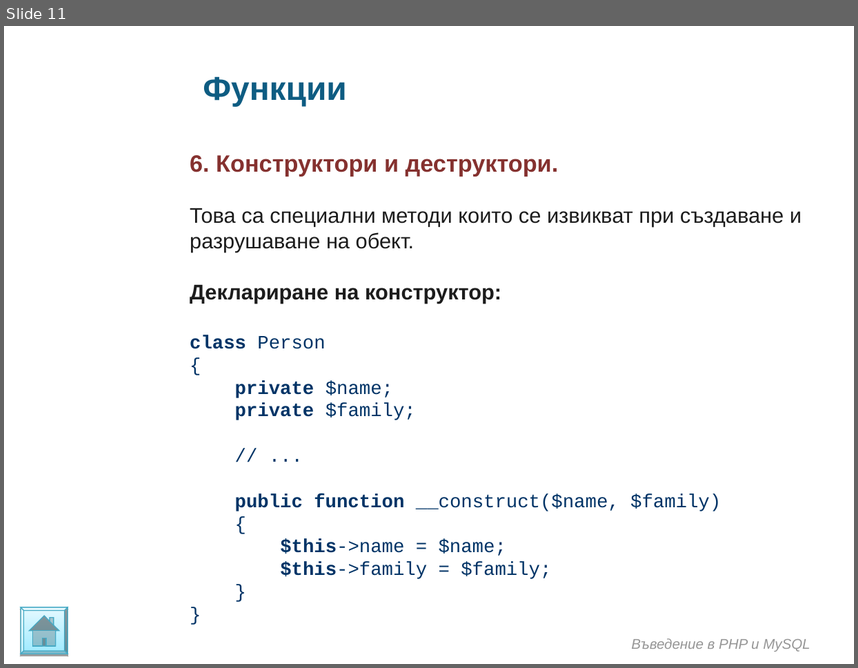
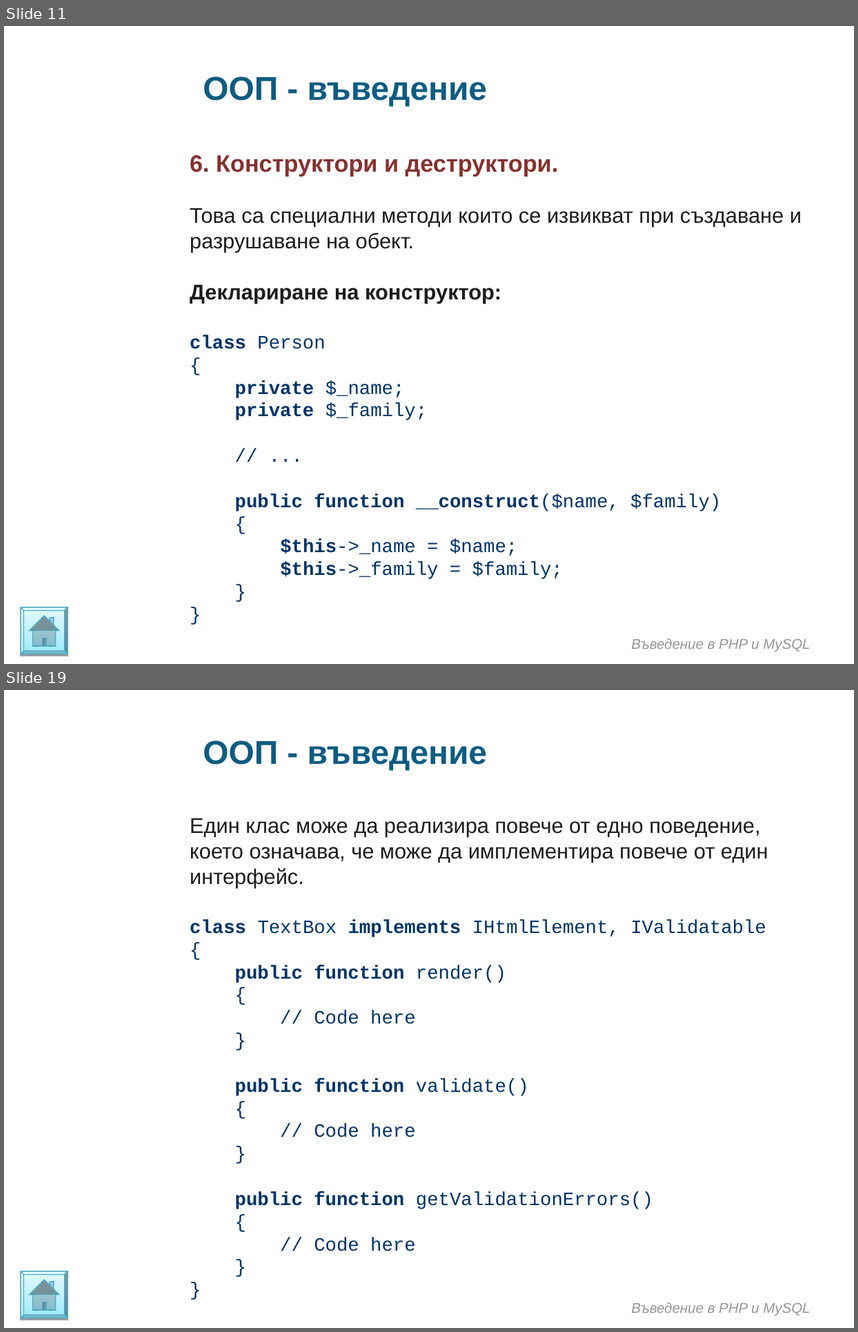
Before and after one commit to ivanstoynov/php-learning, a slide deck: Materials/PHP/Introduction in OOP.ppt. Shown one above the other, each under a label of ours: slide 11 before the commit, slides 11 and 19 after it; the slides between them are not shown. The pictures are 858x668 and 858x1332 pixels, drawn with LibreOffice and Linux fonts; fonts in the diff are those of the drawing; background and template pictures are left out. Boxes give left, top, right and bottom in pixels: in the first picture for what was removed or moved away, otherwise in the second. Text is boxed around its words. In the diff, an @@ line names an element or a change of style, - is before the commit and + after.

```diff
--- a/Materials/PHP/Introduction in OOP.ppt
+++ b/Materials/PHP/Introduction in OOP.ppt
@@ slide 19 added at <box>4,690,854,1328</box>, background picture (left out) @@
@@ text added at <box>203,740,487,770</box>, 28 pt, text #0E5C82, bold @@
+ООП - въведение
@@ text added at <box>190,818,769,1251</box>, 16 pt, text #003366 @@
+Един клас може да реализира повече от едно поведение, което означава, че може да имплементира повече от един интерфейс.
+class TextBox implements IHtmlElement, IValidatable
+{
+public function render()
+{
+// Code here
+}
+public function validate()
+{
+// Code here
+}
+public function getValidationErrors()
+{
+// Code here
+}
+}
@@ freeform shape added at <box>21,1272,67,1318</box>, fill gradient #9EEAFF to #E4F9FF, outline #46AAC5 0.74 pt @@
@@ text added at <box>631,1302,810,1315</box>, 12 pt, text #969696, italic @@
+Въведение в PHP и MySQL
@@ slide 11 changed as well @@
@@ text at <box>203,76,487,106</box>: text changed @@
-Функции
+ООП - въведение
@@ text at <box>190,335,427,420</box>: text changed @@
-class Person
-{
-private $name;
-private $family;
+class Person
+{
+private $_name;
+private $_family;
@@ text at <box>235,493,721,511</box>: bold on in "__construct($name," @@
@@ text at <box>280,539,563,579</box>: text changed @@
-$this->name = $name;
-$this->family = $family;
+$this->_name = $name;
+$this->_family = $family;
```
Also in this commit, not shown: 9 other slides changed, 6 other slides added.
